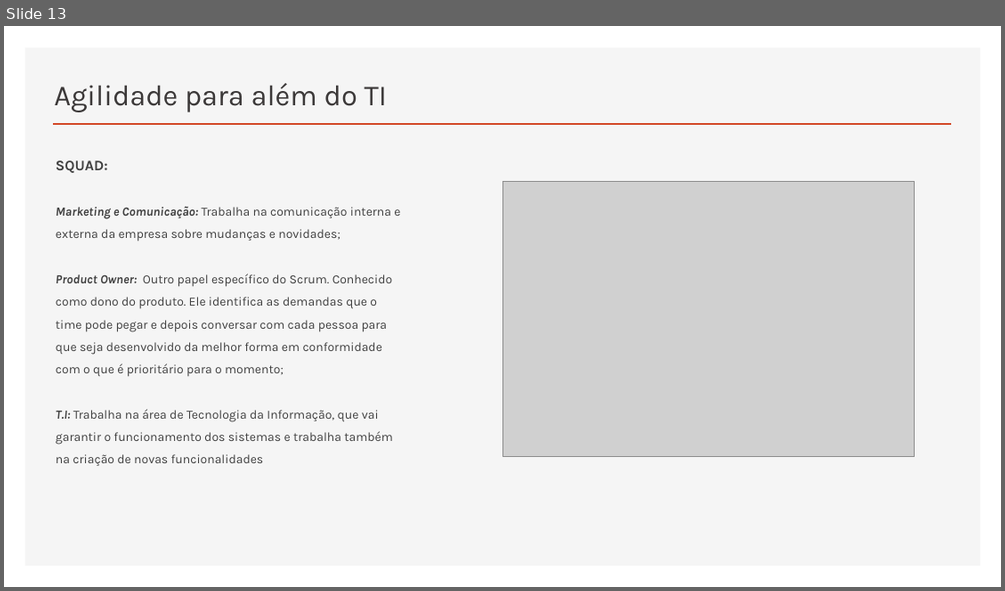
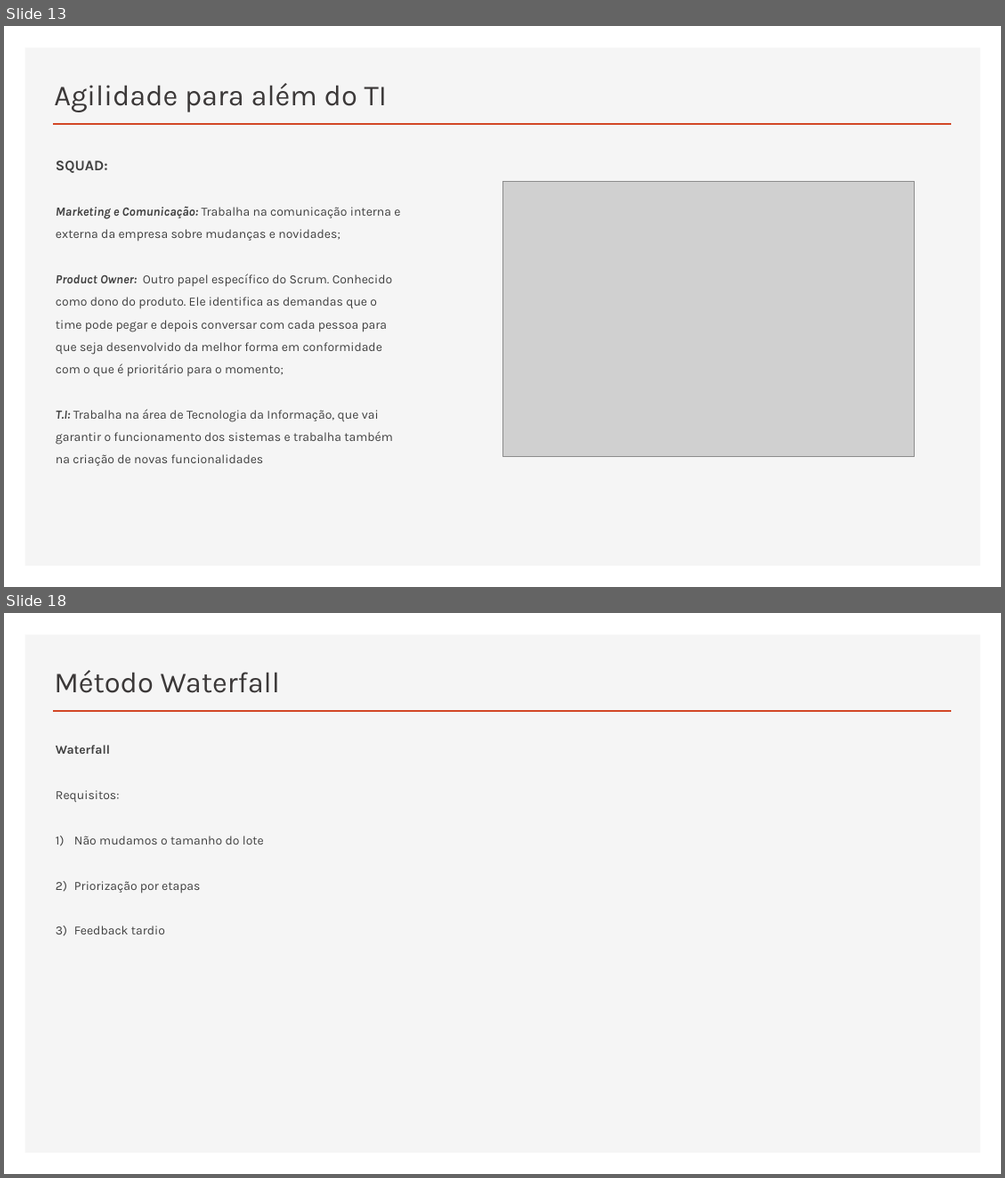
Before and after one commit to RaizaCirne/app-flex, a slide deck: Trilhas/[Business Agility T5 - ONE]/01..Agilidade-promovendo_a_transformacao_agil.pptx. Shown one above the other, each under a label of ours: slide 13 before the commit, slides 13 and 18 after it; the slides between them are not shown. The pictures are 1005x591 and 1005x1178 pixels, drawn with LibreOffice and Linux fonts; fonts in the diff are those of the drawing; grey boxes stand for pictures. Boxes give left, top, right and bottom in pixels: in the first picture for what was removed or moved away, otherwise in the second. Text is boxed around its words. In the diff, an @@ line names an element or a change of style, - is before the commit and + after.

```diff
--- a/Trilhas/[Business Agility T5 - ONE]/01..Agilidade-promovendo_a_transformacao_agil.pptx
+++ b/Trilhas/[Business Agility T5 - ONE]/01..Agilidade-promovendo_a_transformacao_agil.pptx
@@ slide 18 added at (x1=4, y1=613, x2=1001, y2=1174), background #FFFFFF; not listed: 2 template elements that a slide beside it also shows @@
@@ title added at (x1=54, y1=670, x2=280, y2=693), 28 pt, text #3B3838 @@
+Método Waterfall
@@ text added at (x1=56, y1=745, x2=264, y2=934), 12 pt, text #404040 @@
+Waterfall
+Requisitos:
+1) Não mudamos o tamanho do lote
+2) Priorização por etapas
+3) Feedback tardio
```
Also in this commit, not shown: 5 other slides added, 1 slide removed.
